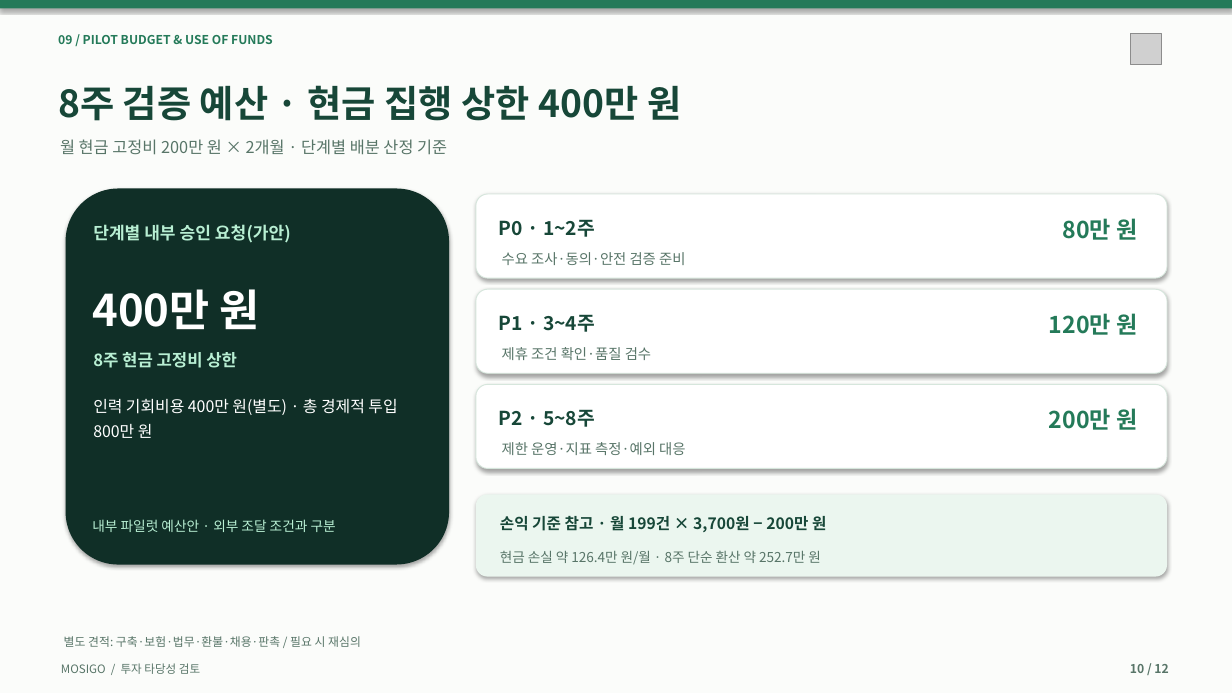
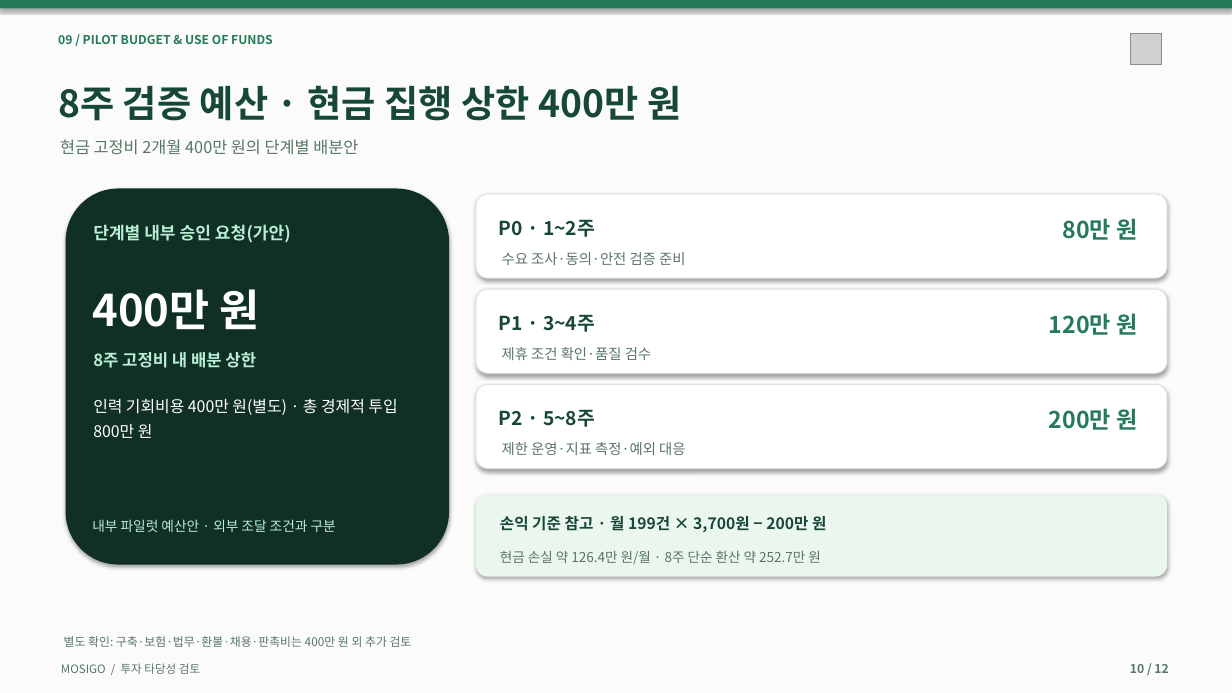
Before and after one commit to dohyunkimmm/mosigo-case-study, a slide deck: slide 10 of downloads/MOSIGO_IR_Investment_Review_12slides.pptx. Drawn at 1232x693 pixels with LibreOffice and Linux fonts; fonts in the diff are those of the drawing; grey boxes stand for pictures. Boxes give left, top, right and bottom in pixels: in the first picture for what was removed or moved away, otherwise in the second. Text is boxed around its words. In the diff, an @@ line names an element or a change of style, - is before the commit and + after.

```diff
--- a/downloads/MOSIGO_IR_Investment_Review_12slides.pptx
+++ b/downloads/MOSIGO_IR_Investment_Review_12slides.pptx
@@ text at bbox=[60, 139, 358, 155]: text changed @@
-월 현금 고정비 200만 원 × 2개월 · 단계별 배분 산정 기준
+현금 고정비 2개월 400만 원의 단계별 배분안
@@ text at bbox=[93, 352, 256, 368]: text changed @@
-8주 현금 고정비 상한
+8주 고정비 내 배분 상한
@@ text at bbox=[64, 636, 412, 647]: text changed @@
-별도 견적: 구축·보험·법무·환불·채용·판촉 / 필요 시 재심의
+별도 확인: 구축·보험·법무·환불·채용·판촉비는 400만 원 외 추가 검토
```
Also in this commit, not shown: 3 other slides changed, 11 other files.
